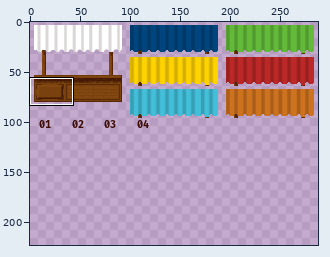
Two states of a sprite sheet, maps/fair.png. Above, an overview of the earlier version with the close-up marked.
Close-up. The starting point:
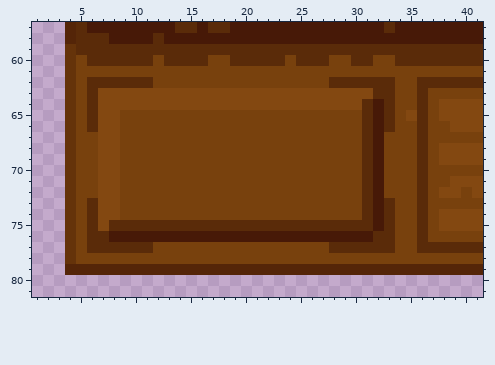
The file is 320x320 pixels. Pixels under 10% opacity are left out. Colours within 5 levels of each other are drawn and written as one. Shown: x 1..41, y 57..81. The wide view leaves out empty margins. The commit also changed other parts of the picture, which this record leaves out.
And afterwards:
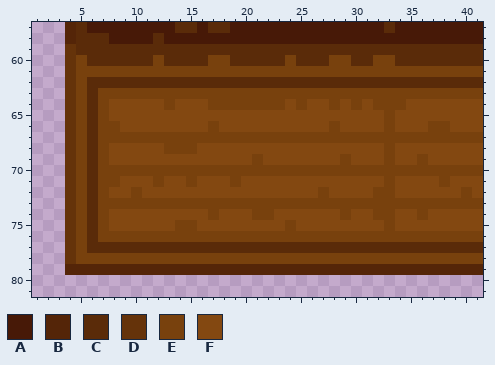
Palette (. is transparent): A #471907  B #542508  C #5a2b09  D #65330a  E #78410d  F #834811
What changed:
@@ x 1..41 @@
 61 ...DEEEEEEEEEEEEEEEEEEEEEEEEEEEEEEEEEEEEE
-62 ...DECCCCCCEEEEEEEEEEEEEEEECCCCCCEECCCCCC
-63 ...DECFFFFFFFFFFFFFFFFFFFFFFFFFCCEECEEEEE
-64 ...DECFFFFFFFFFFFFFFFFFFFFFFFFCACEECEFFFF
-65 ...DECFFEEEEEEEEEEEEEEEEEEEEEECACEFCEFFFF
-66 ...DECFFEEEEEEEEEEEEEEEEEEEEEECACEECEEFFF
-67 ...DEEFFEEEEEEEEEEEEEEEEEEEEEECAEEECEEEEE
-68 ...DEEFFEEEEEEEEEEEEEEEEEEEEEECAEEECEFFFF
-69 ...DEEFFEEEEEEEEEEEEEEEEEEEEEECAEEECEFFFF
-70 ...DEEFFEEEEEEEEEEEEEEEEEEEEEECAEEECEEEEE
-71 ...DEEFFEEEEEEEEEEEEEEEEEEEEEECAEEECEEFFF
-72 ...DEEFFEEEEEEEEEEEEEEEEEEEEEECAEEECEFFEF
-73 ...DECFFEEEEEEEEEEEEEEEEEEEEEECACEECEEEEE
-74 ...DECFFEEEEEEEEEEEEEEEEEEEEEECACEECEFFFF
-75 ...DECFCCCCCCCCCCCCCCCCCCCCCCCCACEECEFFFF
-76 ...DECCAAAAAAAAAAAAAAAAAAAAAAAACCEECEEEEE
-77 ...DECCCCCCEEEEEEEEEEEEEEEECCCCCCEECCCCCC
+62 ...DECCCCCCCCCCCCCCCCCCCCCCCCCCCCCCCCCCCC
+63 ...DECEEEEEEEEEEEEEEEEEEEEEEEEEEEEEEEEEEE
+64 ...DECEFFFFFEFFFEEEEEEEFEFFEFEFEEEFFFFFFF
+65 ...DECEFFFFFFFFFFFFFFFFFFFFFFFFFEFFFFFFFF
+66 ...DECEEFFFFFFFFEFFFFFFFFFFEFFFFEFFFEEFFF
+67 ...DECEEEEEEEEEEEEEEEEEEEEEEEEEEEEEEEEEEE
+68 ...DECEFFFFFEEEFFFFFFFFFFFFFFFFFEFFFFFFFF
+69 ...DECEFFFFFFFFFFFFFEFFFFFFFEFFFEFFEFFFFF
+70 ...DECEEEEEEEEEEEEEEEEEEEEEEEEEEEEEEEEEEE
+71 ...DECEEFFFEFFEFFFEFFFFFFFFFFFFFEFFFFEFFF
+72 ...DECEFFEFFFFFFFFFFFFFFFFEFFFFEEFFFFFFEF
+73 ...DECEEEEEEEEEEEEEEEEEEEEEEEEEEEEEEEEEEE
+74 ...DECEFFFFFFFFFEFFFEEFFFFFFEFFEEFFEFFFFF
+75 ...DECEFFFFFFEEFFFFFFFFEFFFFFFFFEFFFFFFFF
+76 ...DECEEEEEEEEEEEEEEEEEEEEEEEEEEEEEEEEEEE
+77 ...DECCCCCCCCCCCCCCCCCCCCCCCCCCCCCCCCCCCC
 78 ...DEEEEEEEEEEEEEEEEEEEEEEEEEEEEEEEEEEEEE
